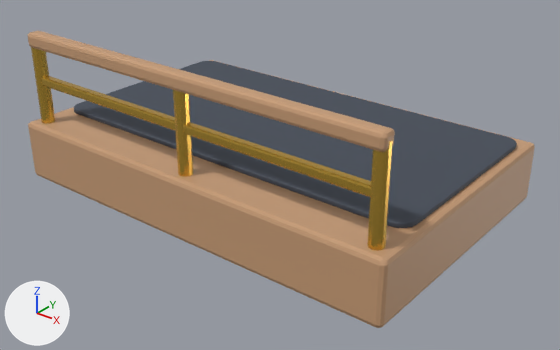
A saved change to the FBX model Assets/MuseDesk/Art/Models/WallHabitat/WallHabitat_HallwaySegment.fbx.
One viewpoint serves both versions: a 50 mm lens placed at (0.147, -0.3029, 0.0971), pointed at (0.0071, -0.1281, -0.0113). The axes (+X, +Y, +Z) are drawn at lower left. The lights are the same throughout. The picture after the commit comes second. Where no turn or scale is listed for an object, it has been applied to the vertices.

Names of what the first picture shows: 'WallHabitat_HallwaySegment_Mesh'.
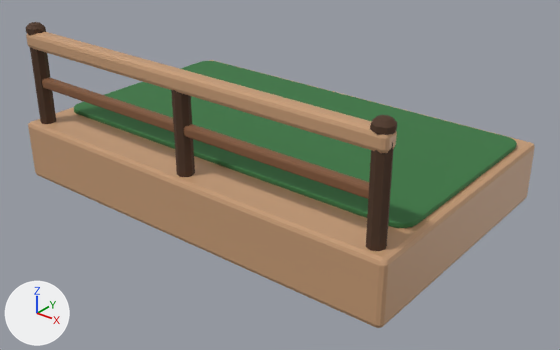
What differs and where, as boxes [x1, y1, x2, y2] in the pictures (560 x 350 px; the box of a moved part takes in the faces that stretch with it):
'WallHabitat_HallwaySegment_Mesh', reshaped: before [28, 31, 535, 328]; after [26, 22, 535, 328]
part 1 of me_cube, added (brown): after [370, 115, 397, 135]
part 2 of me_cube, added (brown): after [171, 90, 195, 177]
part 3 of me_cube, added (brown): after [30, 47, 56, 124]
part 4 of me_cube, added: after [26, 22, 46, 35]
part 5 of me_cube, deleted (yellow): before [31, 47, 55, 124]
part 6 of me_cube, deleted (yellow): before [173, 90, 193, 177]
part 7 of me_cube, moved or reshaped: before [28, 31, 395, 251]; after [26, 31, 397, 252]
part 8 of me_cube, recoloured: [74, 61, 517, 228] in both
part 9 of me_cube, recoloured: [42, 77, 369, 196] in both
part 10 of me_cube, recoloured: before [367, 150, 377, 249]; after [366, 142, 394, 251]

The change, as a diff of the scene's bpy script:
```diff
--- a/Assets/MuseDesk/Art/Models/WallHabitat/WallHabitat_HallwaySegment.fbx.py
+++ b/Assets/MuseDesk/Art/Models/WallHabitat/WallHabitat_HallwaySegment.fbx.py
@@ mat_mat_forestmoss @@
+mat_mat_forestmoss = principled_material('Mat_ForestMoss')
+mat_mat_forestmoss.base_color = (0.038, 0.179, 0.0509)  # dark green #377540
+mat_mat_forestmoss.roughness = 0.78
@@ mat_mat_treebark @@
+mat_mat_treebark = principled_material('Mat_TreeBark')
+mat_mat_treebark.base_color = (0.0757, 0.0347, 0.0163)  # brown #4e3422
+mat_mat_treebark.roughness = 0.85
@@ mat_mat_leathersatchel @@
+mat_mat_leathersatchel = principled_material('Mat_LeatherSatchel')
+mat_mat_leathersatchel.base_color = (0.233, 0.1, 0.0432)  # brown #85593b
+mat_mat_leathersatchel.roughness = 0.55
@@ me_cube @@
-me_cube.from_pydata(...)  # 508 vertices, 460 faces; spans x -0.07..0.07, y -0.045..0.045, z -0.01..0.0405
+me_cube.from_pydata(...)  # 564 vertices, 534 faces; spans x -0.07..0.07, y -0.045..0.045, z -0.01..0.0436
+# me_cube part 1: a new loose piece, a UV sphere (8 segments, 5 rings, poles along z) spanning x 0.0614..0.0674, y -0.043..-0.037, z 0.0388..0.0436, in mat_mat_treebark (brown #4e3422)
+# me_cube part 2: a new loose piece, an 8-sided cylinder along z spanning x -0.0026..0.0026, y -0.0426..-0.0374, z 0.01..0.038, in mat_mat_treebark (brown #4e3422)
+# me_cube part 3: a new loose piece, an 8-sided cylinder along z spanning x -0.067..-0.0618, y -0.0426..-0.0374, z 0.01..0.038, in mat_mat_treebark (brown #4e3422)
+# me_cube part 4: a new loose piece, a UV sphere (8 segments, 5 rings, poles along z) spanning x -0.0674..-0.0614, y -0.043..-0.037, z 0.0388..0.0436, in mat_mat_treebark (brown #4e3422)
+# me_cube part 5: the loose piece of 20 vertices spanning x -0.0665..-0.0623, y -0.0422..-0.0378, z 0.01..0.038 is deleted
+# me_cube part 6: the loose piece of 20 vertices spanning x -0.0021..0.0021, y -0.0422..-0.0378, z 0.01..0.038 is deleted
+# me_cube part 7
+# 4 vertices are removed from x 0.0657..0.0665, y -0.0418..-0.0407, z 0.01..0.038
+# 5 faces are deleted
+# 12 vertices in x -0.0644..0.0644, y -0.0409..-0.0391, z 0.0232..0.0255 move by (0.0, 0.0, -0.0006)
+# 6 vertices in x -0.0642..0.0642, y -0.0388..-0.0387, z 0.0233..0.0255 move by (0.0, 0.0001, -0.0006)
+# 6 vertices in x -0.0642..0.0642, y -0.0413..-0.0412, z 0.0233..0.0255 move by (0.0, -0.0001, -0.0006)
+# 4 vertices in x -0.0642..0.0642, y -0.0409..-0.0391, z 0.0259 move by (0.0, 0.0, -0.0005)
+# 3 vertices in x -0.0664..0.0631, y -0.0418..-0.0413, z 0.01..0.038 move by (-0.0005, 0.0, 0.0)
+# 3 vertices in x 0.0638, y -0.0387..-0.0385, z 0.0232..0.0255 move by (-0.0001, 0.0001, -0.0006)
+# 94 vertices move from x -0.0664..0.0665, y -0.0425..-0.0375, z 0.01..0.0405 to x -0.0669..0.067, y -0.0428..-0.0372, z 0.01..0.0408
+# 3 new faces join them, mat_mat_treebark (brown #4e3422)
+# me_cube part 8: 262 faces spanning x -0.067..0.067, y -0.03..0.04, z 0.01..0.0116 switch from mat_mat_feltslate (greyish blue #424a57) to mat_mat_forestmoss (dark green #377540)
+# me_cube part 9: 54 faces spanning x -0.0644..0.0644, y -0.0416..-0.0384, z 0.0224..0.0256 switch from mat_mat_brass (yellow #d9b047) to mat_mat_leathersatchel (brown #85593b)
+# me_cube part 10: 7 faces spanning x 0.0618..0.067, y -0.0426..-0.0374, z 0.01..0.038 switch from mat_mat_brass (yellow #d9b047) to mat_mat_treebark (brown #4e3422)
 me_cube.materials.append(mat_mat_warmwood)
```
